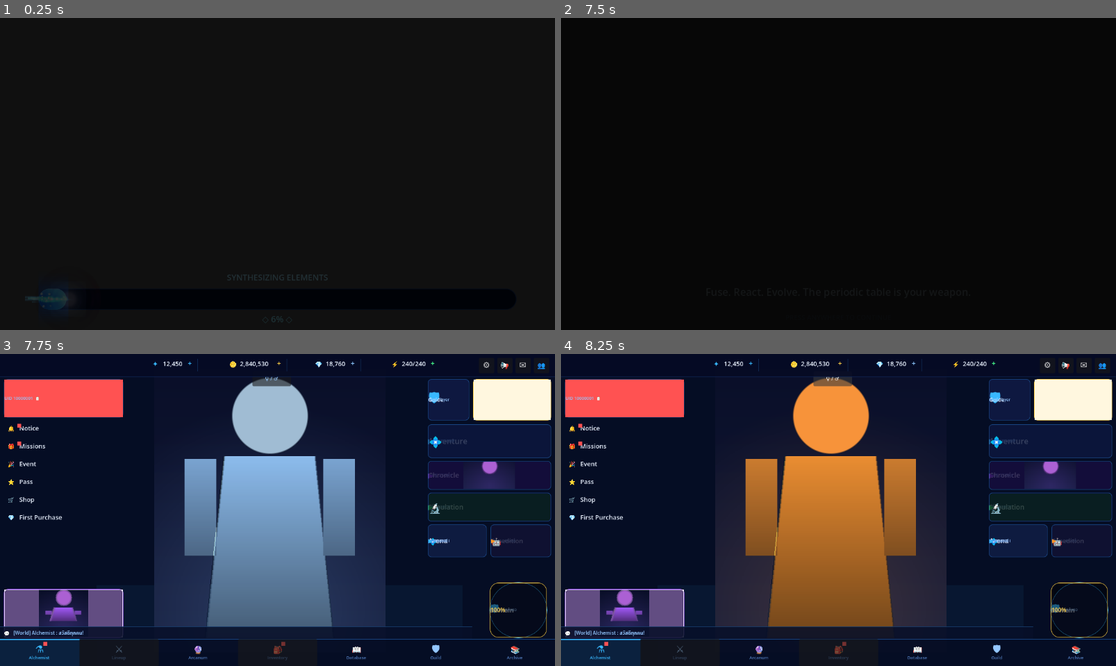
Above: before the commit, frames 1-4 (two rows, left to right).
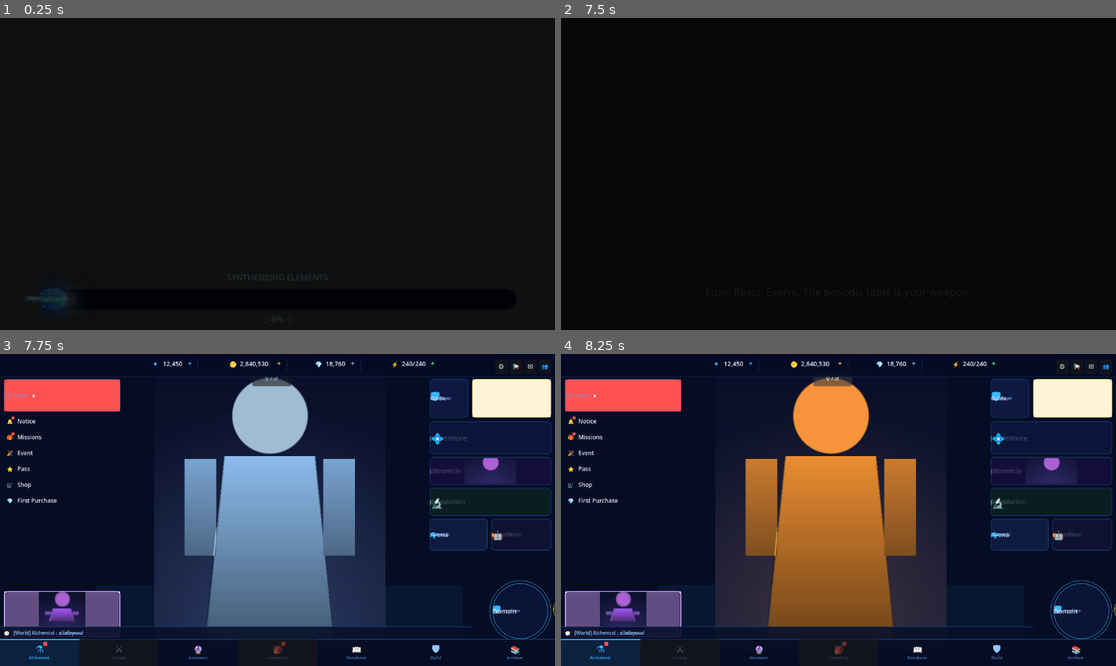
Above: after the commit, the same moments.

Repository: menusnova/game
Game: Godot game, scene res://Loading.tscn
Same seed, same stepped clock (60 frames per second), same inputs: the game is played once before the commit and once after it.
Inputs (mouse positions are in pixels of both pictures, inside the frame that each line leads up to):
- Up to frame 1 (0.25 s): no input
- Up to frame 2 (7.5 s): tap Enter at 0.5, 7.25 s; move the mouse to (960, 158) at 0.52 s; click (960, 158) at 0.67 s; move the mouse to (727, 189) at 1.27 s; click (727, 189) at 1.42 s; move the mouse to (894, 105) at 2.02 s; click (894, 105) at 2.17 s; move the mouse to (810, 236) at 2.77 s; click (810, 236) at 2.92 s; move the mouse to (1005, 220) at 3.52 s; click (1005, 220) at 3.67 s; move the mouse to (672, 127) at 4.27 s; click (672, 127) at 4.42 s; move the mouse to (866, 174) at 5.02 s; click (866, 174) at 5.17 s; move the mouse to (755, 96) at 5.77 s; click (755, 96) at 5.92 s; tap Space at 6.5 s; move the mouse to (960, 158) at 6.52 s; click (960, 158) at 6.67 s; move the mouse to (727, 189) at 7.27 s; click (727, 189) at 7.42 s
- Up to frame 3 (7.75 s): no input
- Up to frame 4 (8.25 s): click "♀ / ♂" at 8 s

Frames 1-2 are identical in both runs. In frame 3, 6.0% of the frame differs, in the area x 0-100%, y 2-92%; in frame 4, 6.0%.

Commit message:
Fine-tune all element sizes and positions to match reference image
- Top-right icons: 26×26px (was 32px), spacing 30px
- Profile card: 242×68 (was 248×80), tighter text layout
- Left menu: y start 130, gap 33px (was 37px), icon 13px
- Limited event: 242×96
- Guide: 80×80, New Char: 164×80
- Content cards: Adventure 68px tall, Chronicle/Simulation 58px
- Arena 120×66, Expedition 124×66 at y=342
- Domain: circular 116×116 + 100% circle offset right

Co-Authored-By: Claude Sonnet 4.6 <noreply@anthropic.com>
Claude-Session: https://claude.ai/code/session_01ApXDeNLi1W36mfNyTf6iZ7

Diff:
--- a/main_menu.gd
+++ b/main_menu.gd
@@ -151,59 +151,49 @@
 			div.size     = Vector2(1, 26)
 			bar.add_child(div)
 
-	# Right icons: Friends, Mail, Megaphone, Settings
+	# Right icons: Friends, Mail, Megaphone, Settings  — small 26×26 icons
 	var ricons : Array = ["👥", "✉", "📢", "⚙"]
 	for i in range(ricons.size()):
 		var btn := Button.new()
 		btn.text     = ricons[i]
-		btn.size     = Vector2(32, 32)
-		btn.position = Vector2(W - 44 - i * 38, 8)
-		btn.add_theme_font_size_override("font_size", 17)
+		btn.size     = Vector2(26, 26)
+		btn.position = Vector2(W - 34 - i * 30, 11)
+		btn.add_theme_font_size_override("font_size", 14)
 		_apply_style(btn, Color(0,0,0,0), Color(0,0,0,0), 0.0)
 		bar.add_child(btn)
 
 # ── Profile card  (x=8, y=52, w=248, h=80) ──────────────────────────────────
 func _build_profile() -> void:
-	var card := _card(Rect2(8, 52, 248, 80), C_CARD, C_BORDER, 8.0)
+	var card := _card(Rect2(8, 52, 242, 68), C_CARD, C_BORDER, 8.0)
 	add_child(card)
 
-	# Avatar circle
-	var av := Button.new()
-	av.text = ""; av.position = Vector2(8, 8); av.size = Vector2(56, 56)
-	_apply_style(av, Color(0.08, 0.15, 0.30, 0.95), C_ACCENT, 28.0)
-	# Notification badge
-	var badge := ColorRect.new()
-	badge.position = Vector2(40, 0); badge.size = Vector2(16, 16); badge.color = C_RED
-	var sb_b := StyleBoxFlat.new(); sb_b.bg_color = C_RED; sb_b.set_corner_radius_all(8)
-	badge.add_theme_stylebox_override("panel", sb_b)
-	var badge_l := _lbl("!", 10, Color(1,1,1,1))
-	badge_l.position = Vector2(40, 0); card.add_child(badge_l)
-	card.add_child(av)
-
-	# Portrait inside avatar
+	# Avatar — 52×52 circle, top-left of card
 	var av_port := TextureRect.new()
-	av_port.position    = Vector2(8, 8); av_port.size = Vector2(56, 56)
+	av_port.position    = Vector2(8, 8); av_port.size = Vector2(52, 52)
 	av_port.expand_mode = TextureRect.EXPAND_IGNORE_SIZE
 	av_port.stretch_mode= TextureRect.STRETCH_KEEP_ASPECT_CENTERED
-	av_port.texture     = PortraitGen.make(Color(0.55, 0.75, 1.0), 56, 56)
+	av_port.texture     = PortraitGen.make(Color(0.55, 0.75, 1.0), 52, 52)
 	av_port.mouse_filter= Control.MOUSE_FILTER_IGNORE
 	card.add_child(av_port)
 
-	# Text info
-	_lbl_at(card, "CHEMIA",        14, C_TEXT,  Vector2(70, 8))
-	_lbl_at(card, "Lv.70",         11, C_TEXT2, Vector2(70, 27))
-	_lbl_at(card, "MAX",           10, C_RED,   Vector2(108, 27))
-
-	# EXP bar
-	var exp_bg := ColorRect.new()
-	exp_bg.position = Vector2(70, 42); exp_bg.size = Vector2(164, 6); exp_bg.color = C_DARK
+	# Notif badge on avatar
+	var badge_l := _lbl("!", 8, Color(1,1,1,1))
+	badge_l.position = Vector2(50, 6); card.add_child(badge_l)
+
+	# Text — right of avatar
+	_lbl_at(card, "CHEMIA",  13, C_TEXT,  Vector2(66, 6))
+	_lbl_at(card, "Lv.70",   10, C_TEXT2, Vector2(66, 23))
+	_lbl_at(card, "MAX",      9, C_RED,   Vector2(100, 23))
+
+	# EXP bar (narrow, 4px tall)
+	var exp_bg   := ColorRect.new()
+	exp_bg.position = Vector2(66, 38); exp_bg.size = Vector2(166, 4); exp_bg.color = C_DARK
 	card.add_child(exp_bg)
 	var exp_fill := ColorRect.new()
-	exp_fill.position = Vector2(70, 42); exp_fill.size = Vector2(164, 6)
-	exp_fill.color    = C_RED
+	exp_fill.position = Vector2(66, 38); exp_fill.size = Vector2(166, 4); exp_fill.color = C_RED
 	card.add_child(exp_fill)
 
-	_lbl_at(card, "UID 10000001  📋", 9, C_TEXT2, Vector2(70, 52))
+	_lbl_at(card, "UID 10000001  📋", 8, C_TEXT3, Vector2(66, 46))
 
 # ── Left menu items (floating, NO background panel) ──────────────────────────
 # Each item: icon + text, with optional notification dot
@@ -219,24 +209,23 @@
 	]
 	for i in range(items.size()):
 		var m  : Array = items[i]
-		var my : float = 144.0 + i * 37.0
-
-		var ic := _lbl(m[0], 14, m[2])
-		ic.position = Vector2(16, my); add_child(ic)
-
-		var tx := _lbl(m[1], 13, C_TEXT)
-		tx.position = Vector2(40, my + 1); add_child(tx)
+		var my : float = 130.0 + i * 33.0   # tighter: 33px gap, start y=130
+
+		var ic := _lbl(m[0], 13, m[2])
+		ic.position = Vector2(14, my); add_child(ic)
+
+		var tx := _lbl(m[1], 12, C_TEXT)
+		tx.position = Vector2(36, my + 1); add_child(tx)
 
 		if m[3]:
+			# Small red dot notification top-right of icon
 			var dot := ColorRect.new()
-			dot.position = Vector2(36, my + 1); dot.size = Vector2(8, 8)
-			dot.color    = C_RED
-			var sb := StyleBoxFlat.new(); sb.bg_color = C_RED; sb.set_corner_radius_all(4)
+			dot.position = Vector2(24, my); dot.size = Vector2(6, 6); dot.color = C_RED
 			add_child(dot)
 
 # ── Limited Event banner  (x=8, y=488, w=248, h=102) ─────────────────────────
 func _build_limited_event() -> void:
-	var card := _card(Rect2(8, 488, 248, 102), Color(0.12, 0.04, 0.26, 0.94), C_PURPLE, 8.0)
+	var card := _card(Rect2(8, 492, 242, 96), Color(0.12, 0.04, 0.26, 0.94), C_PURPLE, 8.0)
 	add_child(card)
 
 	# "LIMITED EVENT" tag
@@ -277,39 +266,40 @@
 # Guide: x=888, y=52, w=86, h=86
 # NewChar: x=982, y=52, w=162, h=86
 func _build_top_right() -> void:
-	# Guide widget
-	var guide := _card(Rect2(888, 52, 86, 86), Color(0.06, 0.10, 0.26, 0.92), C_BORDER, 7.0)
+	# Guide widget — small square, 80×80, top-right
+	var guide := _card(Rect2(892, 52, 80, 80), Color(0.06, 0.10, 0.26, 0.92), C_BORDER, 7.0)
 	add_child(guide)
-	_lbl_at(guide, "🛡", 28, C_ACCENT,  Vector2(24, 6))
-	_lbl_at(guide, "Guide",       11, C_TEXT,   Vector2(14, 46))
-	_lbl_at(guide, "New Player",   8, C_TEXT2,  Vector2(8, 62))
-
-	# New Character banner
-	var nc := _card(Rect2(982, 52, 162, 86), Color(0.08, 0.04, 0.20, 0.94), C_GOLD, 7.0)
+	_lbl_at(guide, "🛡",        24, C_ACCENT, Vector2(26, 6))
+	_lbl_at(guide, "Guide",     11, C_TEXT,   Vector2(18, 40))
+	_lbl_at(guide, "New Player", 8, C_TEXT2,  Vector2(12, 56))
+
+	# New Character banner — 152×80, right of guide
+	var nc := _card(Rect2(980, 52, 164, 80), Color(0.08, 0.04, 0.20, 0.94), C_GOLD, 7.0)
 	add_child(nc)
 
-	# Header tag
-	var nc_tag := _card(Rect2(0, 0, 162, 18), Color(0.10, 0.06, 0.28, 1), Color(0,0,0,0), 0.0)
+	# Top label strip
+	var nc_tag := ColorRect.new()
+	nc_tag.position = Vector2(0, 0); nc_tag.size = Vector2(164, 16); nc_tag.color = Color(0.10, 0.06, 0.28, 0.95)
 	nc.add_child(nc_tag)
-	_lbl_at(nc_tag, "NEW CHARACTER", 8, C_TEXT2, Vector2(6, 3))
-
-	_lbl_at(nc, "LUXIA",          18, C_GOLD,   Vector2(8, 22))
-	_lbl_at(nc, "✦ WHITE STAR ✦",  9, C_ACCENT, Vector2(8, 46))
-
-	# Art
+	_lbl_at(nc_tag, "NEW CHARACTER", 8, C_TEXT2, Vector2(6, 2))
+
+	_lbl_at(nc, "LUXIA",         17, C_GOLD,   Vector2(8, 20))
+	_lbl_at(nc, "✦ WHITE STAR ✦", 8, C_ACCENT, Vector2(8, 42))
+
+	# Art right side
 	var art := TextureRect.new()
-	art.position    = Vector2(96, 4); art.size = Vector2(62, 78)
+	art.position    = Vector2(98, 4); art.size = Vector2(62, 72)
 	art.expand_mode = TextureRect.EXPAND_IGNORE_SIZE
 	art.stretch_mode= TextureRect.STRETCH_KEEP_ASPECT_CENTERED
-	art.texture     = PortraitGen.make(Color(1.0, 0.85, 0.3), 62, 78)
+	art.texture     = PortraitGen.make(Color(1.0, 0.85, 0.3), 62, 72)
 	art.mouse_filter= Control.MOUSE_FILTER_IGNORE
 	nc.add_child(art)
 
-	# Dots
+	# Pagination dots
 	for d in range(7):
 		var dot := ColorRect.new()
-		dot.position = Vector2(8 + d * 9, 74); dot.size = Vector2(6, 4)
-		dot.color    = C_GOLD if d == 0 else Color(1,1,1,0.25)
+		dot.position = Vector2(8 + d * 9, 68); dot.size = Vector2(6, 4)
+		dot.color    = C_GOLD if d == 0 else Color(1,1,1,0.22)
 		nc.add_child(dot)
 
 	nc.gui_input.connect(func(ev: InputEvent):
@@ -321,96 +311,91 @@
 # Adventure y=146 h=70 | Chronicle y=222 h=60 | Simulation y=288 h=60
 # Arena y=354 w=122 h=68 | Expedition x=1018 w=126 h=68
 func _build_content_cards() -> void:
-	var rx  : float = 888.0
-	var cw  : float = 256.0   # card width
-	var iw  : float = 240.0   # inner width
-
-	# ── Adventure ────────────────────────────────────────────────────────
-	var adv := _card(Rect2(rx, 146, cw, 70), C_CARD2, C_BORDER, 7.0)
+	var rx  : float = 892.0
+	var cw  : float = 252.0   # card width
+	var iw  : float = 236.0   # inner width
+
+	# ── Adventure  y=140, h=68 ───────────────────────────────────────────
+	var adv := _card(Rect2(rx, 140, cw, 68), C_CARD2, C_BORDER, 7.0)
 	add_child(adv)
-	_lbl_at(adv, "Adventure",  16, C_TEXT,   Vector2(10, 8))
-	_lbl_at(adv, "MAIN STORY",  9, C_TEXT2,  Vector2(10, 28))
-	_lbl_at(adv, "CHAPTER 12-9",8, C_TEXT3,  Vector2(10, 52))
-	_lbl_at(adv, "▶",          14, C_ACCENT, Vector2(iw - 6, 24))
-	# Art thumbnail
-	var adv_art := _card(Rect2(130, 4, 100, 62), Color(0.04,0.08,0.22,0.8), Color(0,0,0,0), 5.0)
+	_lbl_at(adv, "Adventure",   15, C_TEXT,  Vector2(10, 7))
+	_lbl_at(adv, "MAIN STORY",   9, C_TEXT2, Vector2(10, 26))
+	_lbl_at(adv, "CHAPTER 12-9", 8, C_TEXT3, Vector2(10, 50))
+	_lbl_at(adv, "▶",           13, C_ACCENT,Vector2(iw - 4, 24))
+	var adv_art := _card(Rect2(136, 2, 108, 64), Color(0.04,0.08,0.22,0.8), Color(0,0,0,0), 5.0)
 	adv.add_child(adv_art)
-	_lbl_at(adv_art, "💠", 28, C_ACCENT, Vector2(34, 14))
+	_lbl_at(adv_art, "💠", 28, C_ACCENT, Vector2(38, 16))
 	adv.gui_input.connect(func(ev: InputEvent):
 		if ev is InputEventMouseButton and ev.pressed: _goto(SC_BATTLE))
 	adv.mouse_filter = Control.MOUSE_FILTER_STOP
 
-	# ── Chronicle ────────────────────────────────────────────────────────
-	var chr := _card(Rect2(rx, 222, cw, 60), C_CARD2, C_BORDER, 7.0)
+	# ── Chronicle  y=214, h=58 ───────────────────────────────────────────
+	var chr := _card(Rect2(rx, 214, cw, 58), C_CARD2, C_BORDER, 7.0)
 	add_child(chr)
-	_lbl_at(chr, "Chronicle",  14, C_TEXT,   Vector2(10, 8))
-	_lbl_at(chr, "SIDE STORY",  9, C_TEXT2,  Vector2(10, 26))
-	_lbl_at(chr, "▶",          14, C_PURPLE, Vector2(iw - 6, 18))
-	var chr_art := _card(Rect2(130, 4, 100, 52), Color(0.08,0.04,0.22,0.8), Color(0,0,0,0), 5.0)
+	_lbl_at(chr, "Chronicle",  14, C_TEXT,   Vector2(10, 7))
+	_lbl_at(chr, "SIDE STORY",  9, C_TEXT2,  Vector2(10, 25))
+	_lbl_at(chr, "▶",          13, C_PURPLE, Vector2(iw - 4, 19))
+	var chr_art := _card(Rect2(136, 2, 108, 54), Color(0.08,0.04,0.22,0.8), Color(0,0,0,0), 5.0)
 	chr.add_child(chr_art)
 	var chr_tex := TextureRect.new()
-	chr_tex.position=Vector2(0,0); chr_tex.size=Vector2(100,52)
-	chr_tex.expand_mode=TextureRect.EXPAND_IGNORE_SIZE
-	chr_tex.stretch_mode=TextureRect.STRETCH_KEEP_ASPECT_CENTERED
-	chr_tex.texture=PortraitGen.make(Color(0.65,0.35,1.0),100,52)
-	chr_tex.mouse_filter=Control.MOUSE_FILTER_IGNORE
+	chr_tex.position    = Vector2(0,0); chr_tex.size = Vector2(108,54)
+	chr_tex.expand_mode = TextureRect.EXPAND_IGNORE_SIZE
+	chr_tex.stretch_mode= TextureRect.STRETCH_KEEP_ASPECT_CENTERED
+	chr_tex.texture     = PortraitGen.make(Color(0.65,0.35,1.0), 108, 54)
+	chr_tex.mouse_filter= Control.MOUSE_FILTER_IGNORE
 	chr_art.add_child(chr_tex)
 
-	# ── Simulation ────────────────────────────────────────────────────────
-	var sim := _card(Rect2(rx, 288, cw, 60), C_CARD2, C_BORDER, 7.0)
+	# ── Simulation  y=278, h=58 ──────────────────────────────────────────
+	var sim := _card(Rect2(rx, 278, cw, 58), C_CARD2, C_BORDER, 7.0)
 	add_child(sim)
-	_lbl_at(sim, "Simulation",  14, C_TEXT,  Vector2(10, 8))
-	_lbl_at(sim, "RESOURCE",     9, C_TEXT2, Vector2(10, 26))
-	_lbl_at(sim, "▶",           14, C_GREEN, Vector2(iw - 6, 18))
-	var sim_art := _card(Rect2(130, 4, 100, 52), Color(0.03,0.12,0.10,0.8), Color(0,0,0,0), 5.0)
+	_lbl_at(sim, "Simulation",  14, C_TEXT,  Vector2(10, 7))
+	_lbl_at(sim, "RESOURCE",     9, C_TEXT2, Vector2(10, 25))
+	_lbl_at(sim, "▶",           13, C_GREEN, Vector2(iw - 4, 19))
+	var sim_art := _card(Rect2(136, 2, 108, 54), Color(0.03,0.12,0.10,0.8), Color(0,0,0,0), 5.0)
 	sim.add_child(sim_art)
-	_lbl_at(sim_art, "🔬", 26, C_GREEN, Vector2(34, 10))
-
-	# ── Arena (x=888, y=354, w=122, h=68) ────────────────────────────────
-	var arena := _card(Rect2(rx, 354, 122, 68), C_CARD2, C_BORDER, 7.0)
+	_lbl_at(sim_art, "🔬", 26, C_GREEN, Vector2(38, 12))
+
+	# ── Arena  x=892, y=342, w=120, h=66 ─────────────────────────────────
+	var arena := _card(Rect2(rx, 342, 120, 66), C_CARD2, C_BORDER, 7.0)
 	add_child(arena)
-	_lbl_at(arena, "Arena",    14, C_TEXT,  Vector2(10, 6))
-	_lbl_at(arena, "PVP",       9, C_TEXT2, Vector2(10, 24))
-	_lbl_at(arena, "💠",       18, C_DIAMOND, Vector2(10, 36))
-	_lbl_at(arena, "Diamond I", 9, C_TEXT2, Vector2(36, 38))
-	_lbl_at(arena, "3200/3500", 8, C_TEXT3, Vector2(36, 50))
-	_lbl_at(arena, "▶",        12, C_ACCENT, Vector2(104, 26))
+	_lbl_at(arena, "Arena",    13, C_TEXT,    Vector2(8, 6))
+	_lbl_at(arena, "PVP",       9, C_TEXT2,   Vector2(8, 22))
+	_lbl_at(arena, "💠",       16, C_DIAMOND, Vector2(8, 34))
+	_lbl_at(arena, "Diamond I", 8, C_TEXT2,   Vector2(32, 36))
+	_lbl_at(arena, "3200/3500", 7, C_TEXT3,   Vector2(32, 48))
+	_lbl_at(arena, "▶",        11, C_ACCENT,  Vector2(102, 24))
 	arena.gui_input.connect(func(ev: InputEvent):
 		if ev is InputEventMouseButton and ev.pressed: _goto(SC_BATTLE))
 	arena.mouse_filter = Control.MOUSE_FILTER_STOP
 
-	# ── Expedition (x=1018, y=354, w=126, h=68) ──────────────────────────
-	var exp := _card(Rect2(1018, 354, 126, 68), C_CARD2, C_BORDER, 7.0)
+	# ── Expedition  x=1020, y=342, w=124, h=66 ───────────────────────────
+	var exp := _card(Rect2(1020, 342, 124, 66), C_CARD2, C_BORDER, 7.0)
 	add_child(exp)
-	_lbl_at(exp, "Expedition",  13, C_TEXT,   Vector2(10, 6))
-	_lbl_at(exp, "CHALLENGE",    9, C_TEXT2,  Vector2(10, 24))
-	var exp_art := _card(Rect2(64, 4, 56, 60), Color(0.06,0.06,0.18,0.8), Color(0,0,0,0), 4.0)
+	_lbl_at(exp, "Expedition", 12, C_TEXT,   Vector2(8, 6))
+	_lbl_at(exp, "CHALLENGE",   9, C_TEXT2,  Vector2(8, 22))
+	var exp_art := _card(Rect2(62, 4, 56, 58), Color(0.06,0.06,0.18,0.8), Color(0,0,0,0), 4.0)
 	exp.add_child(exp_art)
-	_lbl_at(exp_art, "🤖", 20, C_ORANGE, Vector2(14, 14))
-	_lbl_at(exp, "▶", 12, C_ORANGE, Vector2(108, 26))
+	_lbl_at(exp_art, "🤖", 22, C_ORANGE, Vector2(14, 14))
+	_lbl_at(exp, "▶", 11, C_ORANGE, Vector2(106, 24))
 
 # ── Domain widget  (x=1016, y=472, w=128, h=120) — overlaps above nav ────────
 func _build_domain() -> void:
-	# Outer ring decoration
-	var ring := ColorRect.new()
-	ring.position   = Vector2(1010, 468)
-	ring.size       = Vector2(134, 134)
-	ring.color      = Color(0, 0, 0, 0)
-	ring.mouse_filter = Control.MOUSE_FILTER_IGNORE
-	add_child(ring)
-
-	# Main domain card
-	var dom := _card(Rect2(1016, 474, 120, 116), Color(0.04,0.08,0.22,0.92), C_ACCENT, 60.0)
+	# Domain — circular card bottom-right, overlapping nav area
+	# Outer glow ring (decorative)
+	var ring_outer := _card(Rect2(1016, 470, 128, 128), Color(0,0,0,0), C_ACCENT, 64.0)
+	add_child(ring_outer)
+
+	# Inner dark circle
+	var dom := _card(Rect2(1022, 476, 116, 116), Color(0.04,0.08,0.22,0.94), C_ACCENT, 58.0)
 	add_child(dom)
-
-	_lbl_at(dom, "🛡",            22, C_ACCENT, Vector2(38, 12))
-	_lbl_at(dom, "Domain",        13, C_TEXT,   Vector2(22, 44))
-	_lbl_at(dom, "BONUS REWARD",   7, C_TEXT2,  Vector2(14, 62))
-
-	# 100% circle indicator (using a colored arc via concentric panels)
-	var circ_bg := _card(Rect2(14, 74, 92, 34), Color(0,0,0,0.5), C_GOLD, 17.0)
-	dom.add_child(circ_bg)
-	_lbl_at(circ_bg, "100%", 12, C_GOLD, Vector2(24, 8))
+	_lbl_at(dom, "🛡",           20, C_ACCENT, Vector2(40, 8))
+	_lbl_at(dom, "Domain",       13, C_TEXT,   Vector2(26, 38))
+	_lbl_at(dom, "BONUS REWARD",  7, C_TEXT2,  Vector2(16, 56))
+
+	# 100% indicator (right side small circle-ish)
+	var pct := _card(Rect2(1148, 504, 54, 54), Color(0.02,0.04,0.12,0.92), C_GOLD, 27.0)
+	add_child(pct)
+	_lbl_at(pct, "100%", 10, C_GOLD, Vector2(6, 20))
 
 # ── Chat bar  (y=566, h=26) ──────────────────────────────────────────────────
 func _build_chat() -> void:
